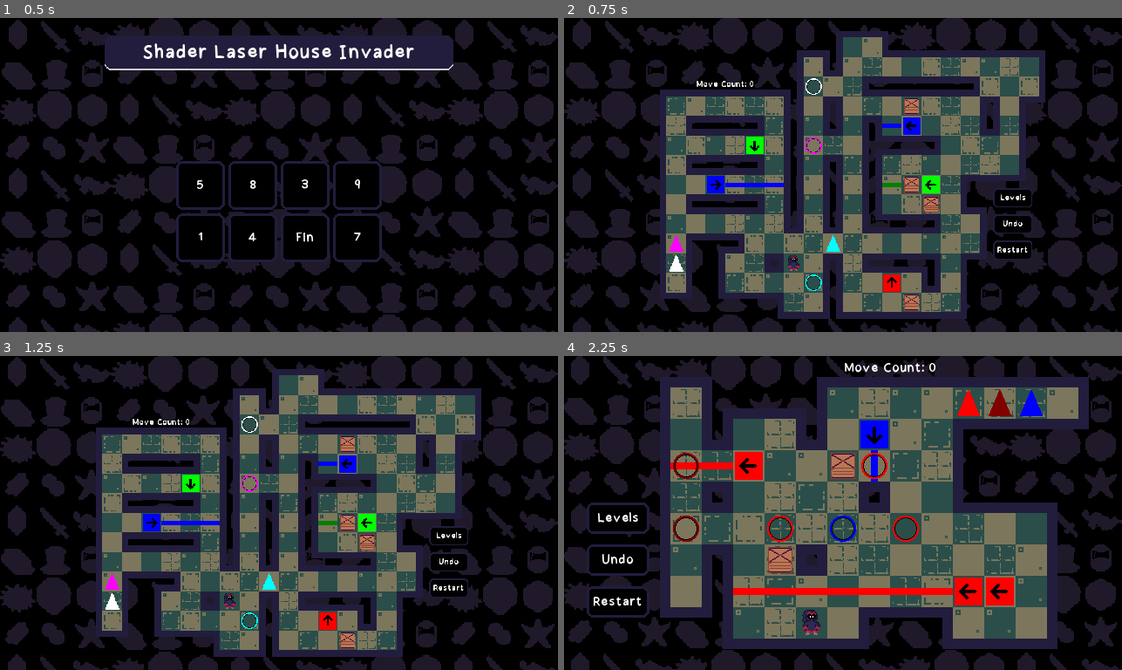
Above: before the commit, frames 1-4 (two rows, left to right).
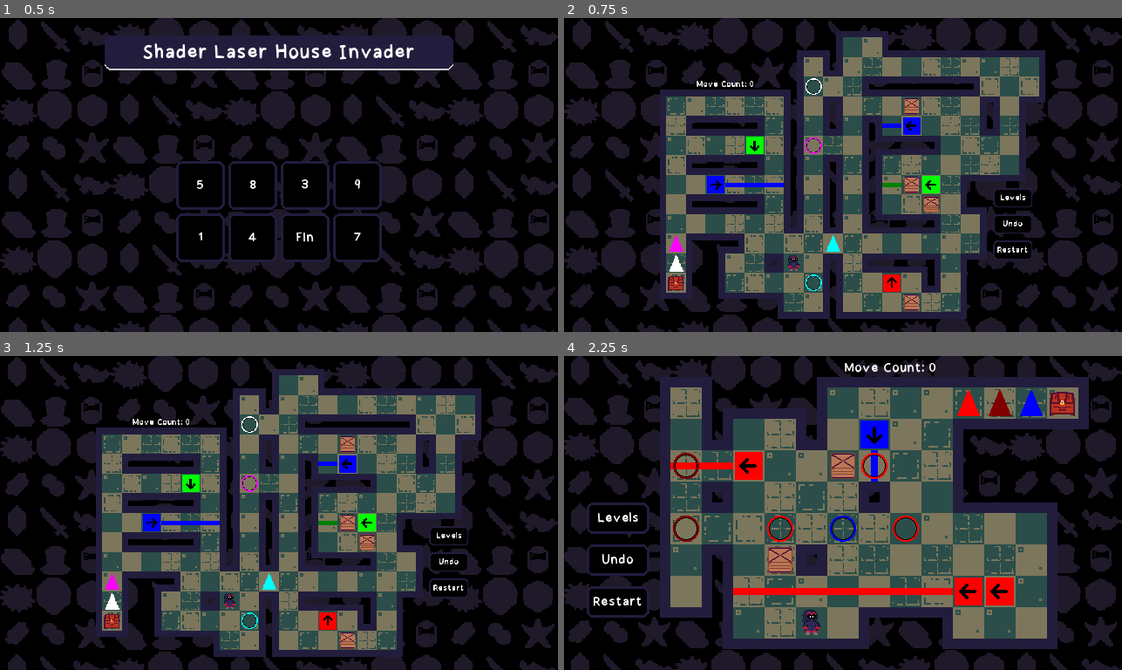
Above: after the commit, the same moments.

Repository: danielday-dev/PirateJam15
Game: Godot game, scene res://Scenes/LevelSelect.tscn
Same seed, same stepped clock (60 frames per second), same inputs: the game is played once before the commit and once after it.
Inputs:
- Up to frame 1 (0.5 s): no input
- Up to frame 2 (0.75 s): click "5" at 0.5 s
- Up to frame 3 (1.25 s): no input
- Up to frame 4 (2.25 s): click "Levels" at 1.25 s; click "8" at 2 s

Frame 1 is identical in both runs. In frame 2, 0.1% of the frame differs, in the area x 18-22%, y 82-87%; in frame 3, 0.1%; in frame 4, 0.3%, in the area x 87-92%, y 11-20%.

Commit message:
Artefacts + win tracking added.

Diff:
--- /dev/null
+++ b/Assets/Artefacts/ArtefactConfig.gd
@@ -0,0 +1,32 @@
+extends Node
+class_name ArtefactConfig;
+
+static func getLevelArtefactPath(levelName : String) -> String:
+	match (levelName):
+		"1": return "res://Assets/Artefacts/0.png";
+		"2": return "res://Assets/Artefacts/1.png";
+		"3": return "res://Assets/Artefacts/2.png";
+		"4": return "res://Assets/Artefacts/3.png";
+		"5": return "res://Assets/Artefacts/4.png";
+		"6": return "res://Assets/Artefacts/5.png";
+		"7": return "res://Assets/Artefacts/6.png";
+		"8": return "res://Assets/Artefacts/7.png";
+		"9": return "res://Assets/Artefacts/8.png";
+		"Fin": return "res://Assets/Artefacts/10.png";
+	return "res://Assets/Artefacts/11.png";
+
+static func getLevelArtefactName(path : String) -> String:
+	match (path):
+		"res://Assets/Artefacts/0.png": return "Jem";
+		"res://Assets/Artefacts/1.png": return "Cool ass sword.";
+		"res://Assets/Artefacts/2.png": return "CUTE LIL' PLUSH";
+		"res://Assets/Artefacts/3.png": return "Stick of... Gold?";
+		"res://Assets/Artefacts/4.png": return "Somebody has\nmy rabbit?!";
+		"res://Assets/Artefacts/5.png": return "Jar of sand";
+		"res://Assets/Artefacts/6.png": return "Divergentleman";
+		"res://Assets/Artefacts/7.png": return "Someone Else's\nSelf Portrait";
+		"res://Assets/Artefacts/8.png": return "Fool's Luck";
+		"res://Assets/Artefacts/9.png": return "Glizz";
+		"res://Assets/Artefacts/10.png": return "Anxiety flavoured\nPop Rocks";
+		"res://Assets/Artefacts/11.png": return "A job well done.";
+	return "???"
--- /dev/null
+++ b/Assets/GUI/MenuBlur.gdshader
@@ -0,0 +1,11 @@
+shader_type canvas_item;
+
+uniform sampler2D screenTexture : hint_screen_texture, filter_linear_mipmap;
+
+uniform float blurAmount : hint_range(0.0, 5.0) = 1.0;
+uniform vec3 backgroundColor : source_color = vec3(1.0, 1.0, 1.0);
+uniform float backgroundFactor : hint_range(0.0, 1.0) = 0.5;
+
+void fragment() {
+	COLOR.rgb = mix(textureLod(screenTexture, SCREEN_UV, blurAmount).rgb, backgroundColor, backgroundFactor);
+}
--- /dev/null
+++ b/Assets/GUI/MenuBlur.tres
@@ -0,0 +1,9 @@
+[gd_resource type="ShaderMaterial" load_steps=2 format=3 uid="uid://uqnhojnx3uma"]
+
+[ext_resource type="Shader" path="res://Assets/GUI/MenuBlur.gdshader" id="1_wmpeu"]
+
+[resource]
+shader = ExtResource("1_wmpeu")
+shader_parameter/blurAmount = 5.0
+shader_parameter/backgroundColor = Color(0.133333, 0.113725, 0.239216, 1)
+shader_parameter/backgroundFactor = 0.8
--- /dev/null
+++ b/Assets/GUI/MenuBlurLight.tres
@@ -0,0 +1,9 @@
+[gd_resource type="ShaderMaterial" load_steps=2 format=3 uid="uid://crxfalfjr0jag"]
+
+[ext_resource type="Shader" path="res://Assets/GUI/MenuBlur.gdshader" id="1_q0pf7"]
+
+[resource]
+shader = ExtResource("1_q0pf7")
+shader_parameter/blurAmount = 2.0
+shader_parameter/backgroundColor = Color(0.133333, 0.113725, 0.239216, 1)
+shader_parameter/backgroundFactor = 0.15
--- a/Assets/LevelSelect/LevelGoto.gd
+++ b/Assets/LevelSelect/LevelGoto.gd
@@ -5,6 +5,16 @@
 	self.text = levelName;
 	scenePath = _scenePath;
 
+	var artefactPath : String = ArtefactConfig.getLevelArtefactPath(levelName);
+	if (ResourceLoader.exists(artefactPath)):
+		$Artefact.texture = ResourceLoader.load(artefactPath);
+
 func onGotoLevel():
 	if (scenePath == ""): return;
-	get_tree().change_scene_to_file(scenePath);
+	var scene : PackedScene = ResourceLoader.load(scenePath);
+	var instance : Node2D = scene.instantiate();
+	instance.name = self.text;
+	get_tree().root.add_child(instance);
+
+func showArtefact():
+	$Artefact.visible = true;
--- a/Assets/LevelSelect/LevelGoto.tscn
+++ b/Assets/LevelSelect/LevelGoto.tscn
@@ -1,6 +1,8 @@
-[gd_scene load_steps=2 format=3 uid="uid://8bn5wiq2ayda"]
+[gd_scene load_steps=4 format=3 uid="uid://8bn5wiq2ayda"]
 
 [ext_resource type="Script" path="res://Assets/LevelSelect/LevelGoto.gd" id="1_8uwbe"]
+[ext_resource type="Theme" uid="uid://cuj4xxk1q18g6" path="res://Assets/GUI/MainTheme.tres" id="2_miq28"]
+[ext_resource type="Texture2D" uid="uid://b7p5su588l7yl" path="res://Assets/Artefacts/0.png" id="3_iq1q1"]
 
 [node name="Level Goto" type="Button"]
 custom_minimum_size = Vector2(56, 56)
@@ -16,7 +18,24 @@
 grow_horizontal = 2
 grow_vertical = 2
 focus_mode = 0
+theme = ExtResource("2_miq28")
 text = "?"
 script = ExtResource("1_8uwbe")
 
+[node name="Artefact" type="TextureRect" parent="."]
+visible = false
+z_index = 1
+layout_mode = 1
+anchors_preset = 1
+anchor_left = 1.0
+anchor_right = 1.0
+offset_left = -19.0
+offset_top = -12.0
+offset_right = 13.0
+offset_bottom = 20.0
+grow_horizontal = 0
+texture = ExtResource("3_iq1q1")
+expand_mode = 3
+stretch_mode = 5
+
 [connection signal="button_up" from="." to="." method="onGotoLevel"]
--- a/Assets/LevelSelect/LevelSelect.gd
+++ b/Assets/LevelSelect/LevelSelect.gd
@@ -28,6 +28,7 @@
 
 	return filePaths
 
+var gotos : Dictionary = {};
 func _ready():
 	if (levelGoto == null):
 		printerr("LevelGoto instance not specified.");
@@ -46,3 +47,8 @@
 		var instance : Control = levelGoto.instantiate();
 		instance.setLevel(levelNames[i], levelPaths[i]);
 		$VBox/Grid.add_child(instance);
+		gotos[levelNames[i]] = instance;
+
+func completeLevel(levelName : String):
+	if (!gotos.has(levelName)): return;
+	gotos[levelName].showArtefact();
--- a/Assets/Levels/Level.gd
+++ b/Assets/Levels/Level.gd
@@ -9,5 +9,10 @@
 	var zoom = min(zoomRaw.x, zoomRaw.y);
 	$Camera.zoom = Vector2(zoom, zoom);
 
-func gotoLevelSelect():
-	get_tree().change_scene_to_file("res://Scenes/LevelSelect.tscn");
+func gotoLevelSelect(completed : bool = false):
+	var children : Array[Node] = get_tree().root.get_children();
+	print(children.back().name);
+	children.back().queue_free();
+
+	if (completed):
+		get_tree().root.get_child(0).completeLevel(self.name);
--- a/Assets/Levels/LevelBase.tscn
+++ b/Assets/Levels/LevelBase.tscn
@@ -11,12 +11,17 @@
 [ext_resource type="Material" uid="uid://b86ugiwyyg5jt" path="res://Assets/Background/Background.tres" id="5_vi568"]
 [ext_resource type="Script" path="res://Assets/Levels/Wiring.gd" id="7_qv88h"]
 [ext_resource type="Theme" uid="uid://cuj4xxk1q18g6" path="res://Assets/GUI/MainTheme.tres" id="10_ychug"]
+[ext_resource type="Script" path="res://Scenes/Levels/LevelComplete.gd" id="12_olgnu"]
+[ext_resource type="Material" uid="uid://crxfalfjr0jag" path="res://Assets/GUI/MenuBlurLight.tres" id="13_34gyf"]
+[ext_resource type="Texture2D" uid="uid://b7p5su588l7yl" path="res://Assets/Artefacts/0.png" id="13_jbymt"]
+[ext_resource type="Material" uid="uid://uqnhojnx3uma" path="res://Assets/GUI/MenuBlur.tres" id="13_nh5o4"]
 
 [sub_resource type="Curve" id="Curve_214x6"]
 _data = [Vector2(0, 0), 0.0, 0.0, 0, 0, Vector2(0.554585, 0.241758), 0.0, 0.0, 0, 0, Vector2(1, 1), 5.17277, 0.0, 0, 0]
 point_count = 3
 
 [node name="Level" type="Node2D"]
+z_index = 2
 script = ExtResource("1_rok26")
 
 [node name="Camera" type="Camera2D" parent="."]
@@ -106,6 +111,80 @@
 horizontal_alignment = 1
 vertical_alignment = 2
 
+[node name="Level Complete" type="CanvasLayer" parent="."]
+visible = false
+script = ExtResource("12_olgnu")
+
+[node name="Margin" type="PanelContainer" parent="Level Complete"]
+material = ExtResource("13_34gyf")
+anchors_preset = 15
+anchor_right = 1.0
+anchor_bottom = 1.0
+grow_horizontal = 2
+grow_vertical = 2
+theme = ExtResource("10_ychug")
+
+[node name="Panel" type="PanelContainer" parent="Level Complete/Margin"]
+material = ExtResource("13_nh5o4")
+custom_minimum_size = Vector2(300, 290)
+layout_mode = 2
+size_flags_horizontal = 4
+size_flags_vertical = 4
+
+[node name="VBox" type="VBoxContainer" parent="Level Complete/Margin/Panel"]
+layout_mode = 2
+
+[node name="Artefact" type="TextureRect" parent="Level Complete/Margin/Panel/VBox"]
+custom_minimum_size = Vector2(160, 160)
+layout_mode = 2
+size_flags_horizontal = 4
+size_flags_vertical = 4
+texture = ExtResource("13_jbymt")
+stretch_mode = 5
+
+[node name="VBox" type="VBoxContainer" parent="Level Complete/Margin/Panel/VBox"]
+layout_mode = 2
+
+[node name="Artefact" type="Label" parent="Level Complete/Margin/Panel/VBox/VBox"]
+layout_mode = 2
+text = "Artefact"
+horizontal_alignment = 1
+vertical_alignment = 1
+
+[node name="Background" type="ColorRect" parent="Level Complete/Margin/Panel/VBox/VBox"]
+custom_minimum_size = Vector2(240, 35)
+layout_mode = 2
+size_flags_horizontal = 4
+size_flags_vertical = 4
+color = Color(0, 0, 0, 1)
+
+[node name="ArtefactName" type="Label" parent="Level Complete/Margin/Panel/VBox/VBox/Background"]
+custom_minimum_size = Vector2(200, 12)
+layout_mode = 1
+anchors_preset = 15
+anchor_right = 1.0
+anchor_bottom = 1.0
+grow_horizontal = 2
+grow_vertical = 2
+theme_override_font_sizes/font_size = 50
+text = "- ??? -"
+horizontal_alignment = 1
+vertical_alignment = 1
+
+[node name="Found" type="Label" parent="Level Complete/Margin/Panel/VBox/VBox"]
+layout_mode = 2
+text = "Found."
+horizontal_alignment = 1
+vertical_alignment = 1
+
+[node name="Button" type="Button" parent="Level Complete/Margin/Panel/VBox"]
+custom_minimum_size = Vector2(170, 0)
+layout_mode = 2
+size_flags_horizontal = 4
+focus_mode = 0
+text = "Go To Levels Menu"
+
 [connection signal="button_up" from="Level Buttons/Level Select Button" to="." method="gotoLevelSelect"]
 [connection signal="button_up" from="Level Buttons/Undo Button" to="Objects" method="statePop"]
 [connection signal="button_up" from="Level Buttons/Restart Button" to="Objects" method="stateUnwind"]
+[connection signal="pressed" from="Level Complete/Margin/Panel/VBox/Button" to="Level Complete" method="goBack"]
--- a/Assets/Levels/ObjectProcess.gd
+++ b/Assets/Levels/ObjectProcess.gd
@@ -9,12 +9,14 @@
 	EntityTileType_LightButton,
 	EntityTileType_DoorOpen,
 	EntityTileType_DoorClose,
+	EntityTileType_End,
 };
 
 func onEntityMove(entityType : EntityTileType, from : Vector2i, to : Vector2i) -> void:
 	match (entityType):
 		EntityTileType.EntityTileType_Player:
-			return;
+			if (to == endPos):
+				$"../Level Complete".levelComplete();
 
 		EntityTileType.EntityTileType_Light:
 			$Lighting.moveEmitter(from, to);
@@ -65,6 +67,7 @@
 func getBackgroundEntityTypeFromAtlas(atlas : Vector2i) -> EntityTileType:
 	match (atlas.x):
 		0, 1, 2, 3, 4, 5, 6: return EntityTileType.EntityTileType_LightButton;
+		14: return EntityTileType.EntityTileType_End;
 	return EntityTileType.EntityTileType_None;
 
 func getBackgroundEntityTileType(pos : Vector2i) -> EntityTileType:
@@ -112,6 +115,7 @@
 		color = _color;
 		open = false;
 
+var endPos : Vector2i = Vector2i(9999, 9999);
 var lightButtons : Array[LightButton];
 var doors : Array[Door];
 func registerLighting():
@@ -150,6 +154,9 @@
 					if (buttonCoord.y >= 2): color |= Lighting.LightingValue.Shadow;
 
 					lightButtons.push_back(LightButton.new(pos, color));
+
+				EntityTileType.EntityTileType_End:
+					endPos = pos;
 
 func updateLighting():
 	$Lighting.updateLighting();
@@ -203,6 +210,10 @@
 	activeState.clear();
 
 func _process(delta):
+	if ($"../Level Complete".visible):
+		set_process(false);
+		return;
+
 	if (animationProcessing):
 		processAnimation(delta);
 	else:
--- a/Assets/Levels/Tilesets/BackgroundEntities.tres
+++ b/Assets/Levels/Tilesets/BackgroundEntities.tres
@@ -48,6 +48,7 @@
 10:0/0 = 0
 9:0/0 = 0
 8:0/0 = 0
+14:0/0 = 0
 
 [resource]
 tile_size = Vector2i(36, 36)
--- a/Scenes/Levels/1.tscn
+++ b/Scenes/Levels/1.tscn
@@ -18,7 +18,7 @@
 layer_0/tile_data = PackedInt32Array(-196612, 589824, 2, 196604, 393216, 1, 196605, 655360, 0, 196606, 655360, 0, 19660 …(1797 unchanged characters)…
 
 [node name="BackgroundEntities" parent="Objects" index="3"]
-layer_0/tile_data = PackedInt32Array(1, 327680, 0)
+layer_0/tile_data = PackedInt32Array(1, 327680, 0, -65531, 917504, 0)
 
 [node name="Entities" parent="Objects" index="5"]
 layer_0/tile_data = PackedInt32Array(-2, 0, 2, -131073, 458752, 2, -65532, 917504, 0)
--- a/Scenes/Levels/3.tscn
+++ b/Scenes/Levels/3.tscn
@@ -24,7 +24,7 @@
 layer_0/tile_data = PackedInt32Array(2, 720896, 2, -65534, 393216, 2, -65535, 589824, 2, -65536, 589824, 2, -1, 589824, …(3149 unchanged characters)…
 
 [node name="BackgroundEntities" parent="Objects" index="3"]
-layer_0/tile_data = PackedInt32Array(5, 0, 0, 8, 196608, 0)
+layer_0/tile_data = PackedInt32Array(5, 0, 0, 8, 196608, 0, 393220, 917504, 0)
 
 [node name="Entities" parent="Objects" index="5"]
 layer_0/tile_data = PackedInt32Array(65540, 131072, 1, 131078, 327680, 0, 262148, 589824, 0, 327684, 786432, 0, 131083, 65536, 0, 196620, 65536, 0, 65550, 65536, 0, 196622, 65536, 0, 262157, 65536, 0, 131085, 65536, 0, 65548, 65536, 0, 131080, 0, 2)
--- a/Scenes/Levels/4.tscn
+++ b/Scenes/Levels/4.tscn
@@ -42,7 +42,7 @@
 layer_0/tile_data = PackedInt32Array(-1, 0, 2, -65537, 0, 1, -131073, 655360, 3, -196608, 589824, 3, -196607, 589824, 3 …(1842 unchanged characters)…
 
 [node name="BackgroundEntities" parent="Objects" index="3"]
-layer_0/tile_data = PackedInt32Array(65532, 65536, 0, 131073, 65536, 0, 0, 65536, 0)
+layer_0/tile_data = PackedInt32Array(65532, 65536, 0, 131073, 65536, 0, 0, 65536, 0, -8, 917504, 0)
 
 [node name="Entities" parent="Objects" index="5"]
 layer_0/tile_data = PackedInt32Array(65535, 655360, 0, 131068, 0, 2, -7, 983040, 0, -3, 196608, 2, 131071, 655360, 0, -65534, 196608, 3)
--- a/Scenes/Levels/5.tscn
+++ b/Scenes/Levels/5.tscn
@@ -30,7 +30,7 @@
 layer_0/tile_data = PackedInt32Array(0, 327680, 2, 1, 589824, 2, 65537, 589824, 2, -65535, 655360, 0, -65536, 655360, 0 …(7536 unchanged characters)…
 
 [node name="BackgroundEntities" parent="Objects" index="3"]
-layer_0/tile_data = PackedInt32Array(327671, 327680, 0, -131081, 262144, 0, -327689, 393216, 0)
+layer_0/tile_data = PackedInt32Array(327671, 327680, 0, -131081, 262144, 0, -327689, 393216, 0, 327664, 917504, 0)
 
 [node name="Entities" parent="Objects" index="5"]
 layer_0/tile_data = PackedInt32Array(-131084, 196608, 2, -14, 327680, 1, 196600, 917504, 0, -3, 196608, 3, -196612, 327680, 3, -4, 65536, 0, 65533, 65536, 0, -262148, 65536, 0, 327675, 131072, 0, 262134, 0, 2, 393212, 65536, 0, 262128, 983040, 0, 196592, 851968, 0)
--- a/Scenes/Levels/7.tscn
+++ b/Scenes/Levels/7.tscn
@@ -84,7 +84,7 @@
 layer_0/tile_data = PackedInt32Array(0, 589824, 2, 1, 589824, 2, 65537, 589824, 2, 131073, 589824, 2, 196609, 589824, 2 …(2671 unchanged characters)…
 
 [node name="BackgroundEntities" parent="Objects" index="3"]
-layer_0/tile_data = PackedInt32Array(196615, 0, 0, 9, 0, 0, 196619, 0, 0, 131081, 0, 2, 65542, 0, 2, 11, 0, 2, 65547, 0, 2, 196621, 0, 2, 14, 0, 0, 262156, 0, 0, 262153, 0, 2, 262150, 0, 0)
+layer_0/tile_data = PackedInt32Array(196615, 0, 0, 9, 0, 0, 196619, 0, 0, 131081, 0, 2, 65542, 0, 2, 11, 0, 2, 65547, 0, 2, 196621, 0, 2, 14, 0, 0, 262156, 0, 0, 262153, 0, 2, 262150, 0, 0, 458758, 917504, 0)
 
 [node name="Entities" parent="Objects" index="5"]
 layer_0/tile_data = PackedInt32Array(3, 131072, 1, 65539, 131072, 1, 131075, 131072, 1, 196611, 131072, 1, 262147, 1310 …(265 unchanged characters)…
--- a/Scenes/Levels/8.tscn
+++ b/Scenes/Levels/8.tscn
@@ -48,7 +48,7 @@
 layer_0/tile_data = PackedInt32Array(-327671, 720896, 0, -196599, 720896, 2, -131063, 720896, 2, -65527, 720896, 2, 9,  …(2841 unchanged characters)…
 
 [node name="BackgroundEntities" parent="Objects" index="3"]
-layer_0/tile_data = PackedInt32Array(131070, 0, 0, 65538, 0, 0, -65535, 0, 0, 131067, 0, 2, -5, 0, 2, 65536, 196608, 0)
+layer_0/tile_data = PackedInt32Array(131070, 0, 0, 65538, 0, 0, -65535, 0, 0, 131067, 0, 2, -5, 0, 2, 65536, 196608, 0, -196601, 917504, 0)
 
 [node name="Entities" parent="Objects" index="5"]
 layer_0/tile_data = PackedInt32Array(327679, 0, 2, 196612, 131072, 3, -131071, 327680, 2, -65536, 65536, 0, -196604, 589824, 0, -196602, 786432, 0, 196606, 65536, 0, -196603, 589824, 1, 196613, 131072, 3, -3, 131072, 3)
--- a/Scenes/Levels/9.tscn
+++ b/Scenes/Levels/9.tscn
@@ -42,7 +42,7 @@
 layer_0/tile_data = PackedInt32Array(589838, 655360, 0, 589837, 524288, 0, 589840, 655360, 0, 393229, 0, 0, 589841, 655 …(3557 unchanged characters)…
 
 [node name="BackgroundEntities" parent="Objects" index="3"]
-layer_0/tile_data = PackedInt32Array(327690, 131072, 0, 131076, 0, 2, 65540, 0, 0, 131087, 65536, 2, 458759, 0, 0)
+layer_0/tile_data = PackedInt32Array(327690, 131072, 0, 131076, 0, 2, 65540, 0, 0, 131087, 65536, 2, 458759, 0, 0, -65527, 917504, 0)
 
 [node name="Entities" parent="Objects" index="5"]
 layer_0/tile_data = PackedInt32Array(393220, 196608, 1, 524294, 589824, 0, 196617, 589824, 0, 524301, 131072, 3, 327693, 720896, 0, 65545, 589824, 1, 9, 655360, 1, 393226, 0, 2)
--- a/Scenes/Levels/Fin.tscn
+++ b/Scenes/Levels/Fin.tscn
@@ -48,7 +48,7 @@
 layer_0/tile_data = PackedInt32Array(65535, 589824, 2, 0, 589824, 2, 1, 589824, 2, 65537, 589824, 2, 131073, 589824, 2, …(6743 unchanged characters)…
 
 [node name="BackgroundEntities" parent="Objects" index="3"]
-layer_0/tile_data = PackedInt32Array(-65552, 262144, 2, -65555, 65536, 0, 327657, 262144, 0, 196597, 262144, 2, -131080, 65536, 2)
+layer_0/tile_data = PackedInt32Array(-65552, 262144, 2, -65555, 65536, 0, 327657, 262144, 0, 196597, 262144, 2, -131080, 65536, 2, 524283, 917504, 0)
 
 [node name="Entities" parent="Objects" index="5"]
 layer_0/tile_data = PackedInt32Array(589817, 655360, 0, 131049, 655360, 1, 524281, 851968, 0, 524282, 851968, 1, 131065, 0, 2, -13, 131072, 1, 458738, 196608, 0, 393207, 393216, 3, 589803, 65536, 0, 262128, 65536, 0, 327667, 65536, 0, -22, 327680, 0, -65546, 851968, 1)
--- /dev/null
+++ b/Scenes/Levels/LevelComplete.gd
@@ -0,0 +1,19 @@
+extends CanvasLayer
+
+func _ready():
+	var levelName : String = $"../".name;
+	var artefactPath : String = ArtefactConfig.getLevelArtefactPath(levelName);
+	if (!ResourceLoader.exists(artefactPath)): return;
+	$Margin/Panel/VBox/Artefact.texture = ResourceLoader.load(artefactPath);
+
+	var artefactName: String = ArtefactConfig.getLevelArtefactName(artefactPath);
+	if (artefactName.contains("\n")):
+		$Margin/Panel/VBox/VBox/Background/ArtefactName.add_theme_font_size_override("font_size", 35);
+		artefactName = artefactName.replace("\n", " ");
+	$Margin/Panel/VBox/VBox/Background/ArtefactName.text = "- " + artefactName + " -";
+
+func levelComplete():
+	visible = true;
+
+func goBack():
+	$"../".gotoLevelSelect(true);
Binary file added: Assets/Artefacts/0.png
Not shown, added: Assets/Artefacts/0.png.import
Binary file added: Assets/Artefacts/1.png
Not shown, added: Assets/Artefacts/1.png.import
Binary file added: Assets/Artefacts/10.png
Not shown, added: Assets/Artefacts/10.png.import
Binary file added: Assets/Artefacts/11.png
Not shown, added: Assets/Artefacts/11.png.import
Binary file added: Assets/Artefacts/2.png
Not shown, added: Assets/Artefacts/2.png.import
Binary file added: Assets/Artefacts/3.png
Not shown, added: Assets/Artefacts/3.png.import
(and 14 more such lines)
